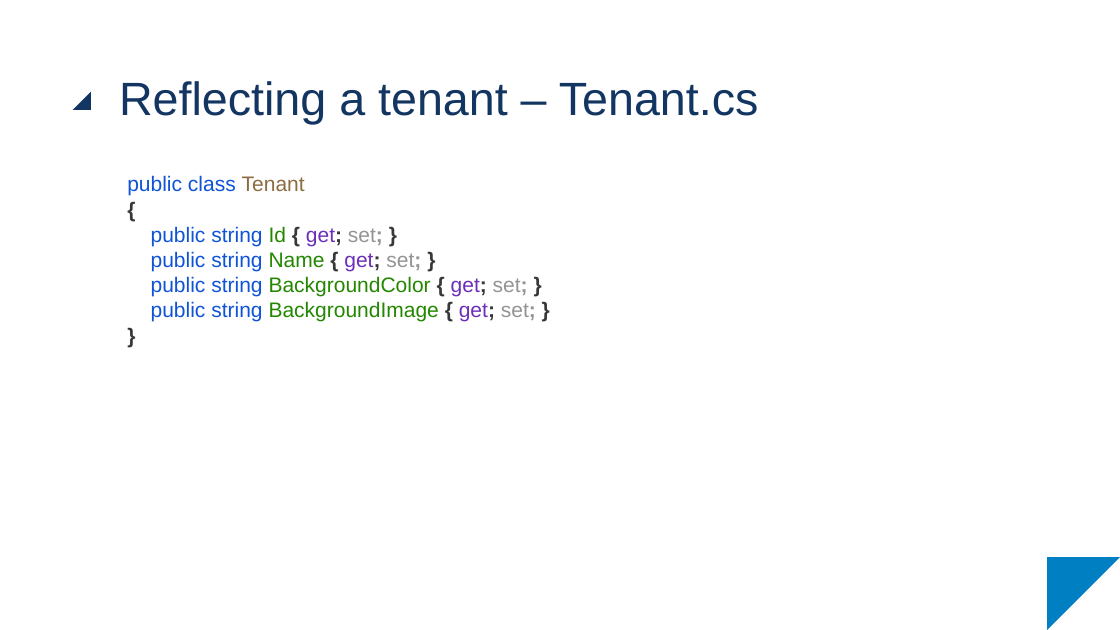
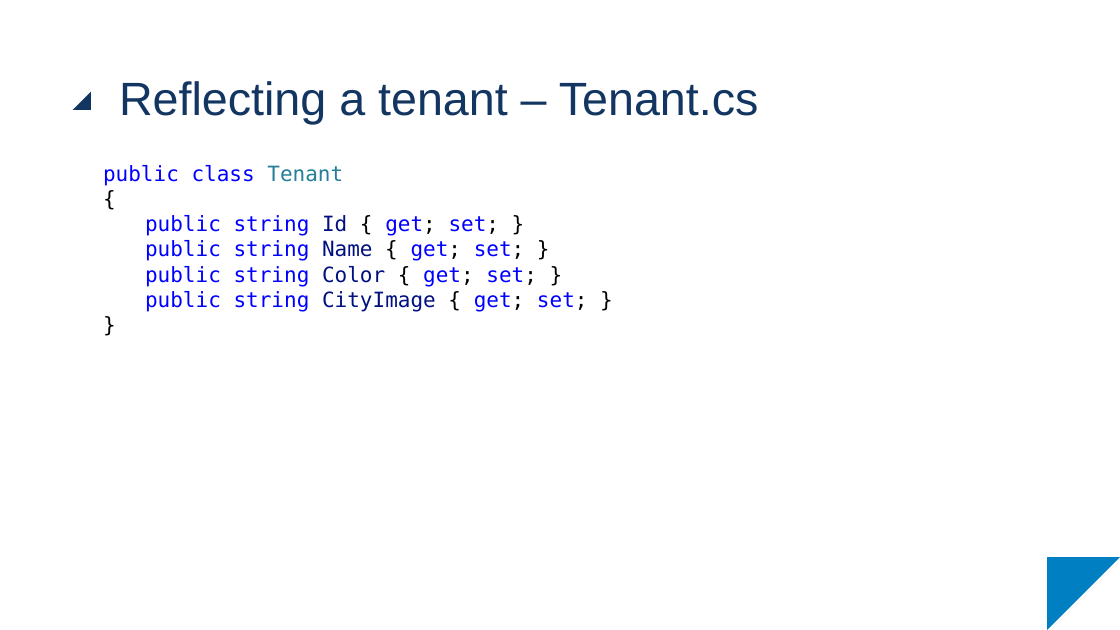
Before and after one commit to RubMertens/presentation-multi-tenant-apps, a slide deck: slide 33 of KdG - Multi-Tenant Applications.pptx (slide 32 before the commit). Drawn at 1120x630 pixels with LibreOffice and Linux fonts; fonts in the diff are those of the drawing. Boxes give left, top, right and bottom in pixels: in the first picture for what was removed or moved away, otherwise in the second. Text is boxed around its words. In the diff, an @@ line names an element or a change of style, - is before the commit and + after.

```diff
--- a/KdG - Multi-Tenant Applications.pptx
+++ b/KdG - Multi-Tenant Applications.pptx
@@ text at [103, 165, 588, 312]: text changed; font Arial to DejaVu Sans Mono; text colour #0F54D6 to #0000FF @@
-public class Tenant
-{
-public string Id { get; set; }
-public string Name { get; set; }
-public string BackgroundColor { get; set; }
-public string BackgroundImage { get; set; }
-}
+public class Tenant
+{
+  public string Id { get; set; }
+  public string Name { get; set; }
+  public string Color { get; set; }
+  public string CityImage { get; set; }
+}
```
Also in this commit, not shown: 5 other slides changed, 3 slides added, 2 slides removed.
